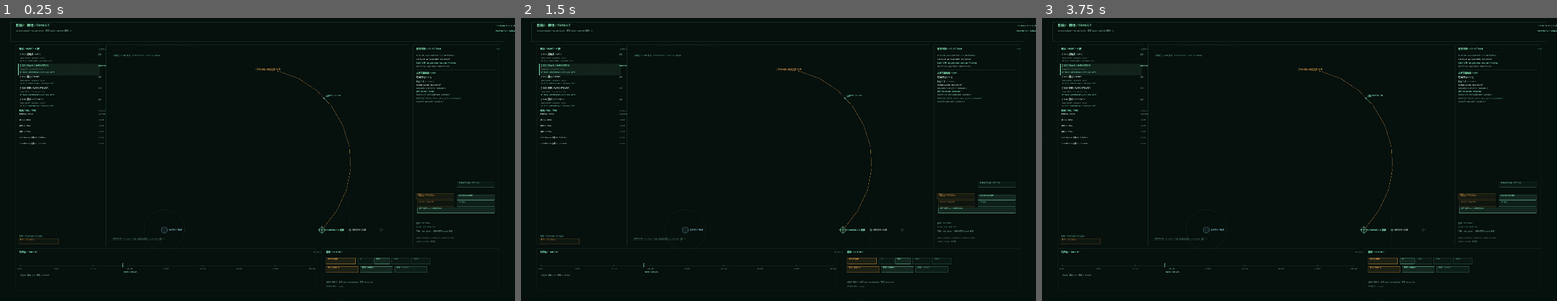
Above: before the commit, frames 1-3 (left to right).
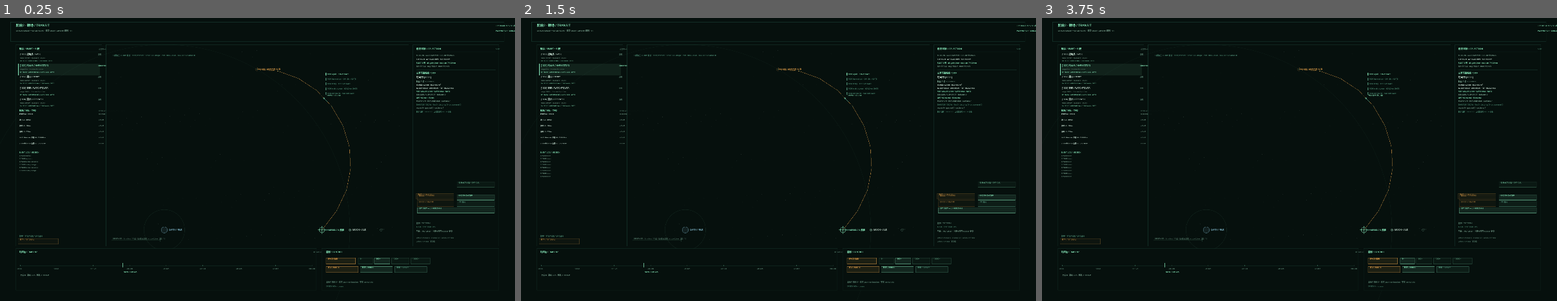
Above: after the commit, the same moments.

Repository: HATO-24/ghost-track-apsis
Game: Godot game, scene res://transit.tscn
Two runs of this game, one before a commit and one after it. Both use one fixed random seed, a clock stepped at 60 frames per second and the inputs below.
Inputs (mouse positions are in pixels of both pictures, inside the frame that each line leads up to):
- Up to frame 1 (0.25 s): no input
- Up to frame 2 (1.5 s): tap Enter at 0.5 s; move the mouse to (891, 142) at 0.52 s; hold Right 0.53-1.25 s; tap Space (ui_select) at 0.6, 0.77, 1.07, 1.25 s; click (891, 142) at 0.67 s; drag from (675, 170) to (752, 213) at 1.27 s
- Up to frame 3 (3.75 s): tap Enter at 2, 3.5 s; move the mouse to (1351, 91) at 2.02 s; hold Right 2.03-2.75 s; hold Tab 2.03-2.75 s; click (1351, 91) at 2.17 s; tap Space (ui_select) at 2.3, 2.75 s; drag from (1273, 213) to (1145, 114) at 2.77 s; move the mouse to (1454, 199) at 3.52 s; hold Left from 3.53 s (still down); tap 1 at 3.6 s; click (1454, 199) at 3.67 s

The runs differ from the first frame. In frame 1, 0.4% of the frame differs, in the area x 3-90%, y 12-55%; in frame 2, 0.4%; in frame 3, 0.4%.

Commit message:
阶段2：5舰标签分离/右栏密度/事件日志

Diff:
--- a/game_v17/scripts/transit_hud.gd
+++ b/game_v17/scripts/transit_hud.gd
@@ -52,6 +52,8 @@
 var _fleet_rects: Array = []
 var _target_rects: Array = []
 var _dmg_sel_section := ""
+var _ship_label_rects: Array = []
+var _map_ship_rects: Array = []
 
 
 func _ready() -> void:
@@ -194,6 +196,33 @@
 	if sim != null and bool(sim.fleet_ready) and sim.fleet != null:
 		return sim.fleet.fleet()
 	return plan.get("fleet", []) if plan.get("fleet", []) is Array else []
+
+
+func _event_lines(max_n: int = 8) -> Array:
+	var out: Array = []
+	if sim == null:
+		return out
+	if sim.sensors != null:
+		var vm: Dictionary = sim.sensors.vm()
+		var evs: Array = vm.get("events", []) if vm.get("events", []) is Array else []
+		for i in range(maxi(0, evs.size() - max_n)):
+			var e: Dictionary = evs[i]
+			out.append("SENSOR %s · %s" % [String(e.get("kind", "")), _ellipsis(cjk, String(e.get("msg", e.get("text", ""))), 7, 600.0)])
+	if sim.teach != null:
+		var tv: Dictionary = sim.teach.vm()
+		var te: Array = tv.get("events", []) if tv.get("events", []) is Array else []
+		for i in range(maxi(0, te.size() - 3), te.size()):
+			var t: Dictionary = te[i]
+			out.append("TEACH %s · %s" % [String(t.get("kind", "")), _ellipsis(cjk, String(t.get("action", t.get("reason", ""))), 7, 600.0)])
+	if String(sim.decision_state) != "":
+		out.append("DECISION %s · FIRE=%s" % [String(sim.decision_state), str(bool(sim.fire_authorized))])
+	if bool(sim.report_submitted):
+		out.append("REPORT SUBMITTED")
+	if String(sim.last_note) != "":
+		out.append("LAST " + _ellipsis(cjk, String(sim.last_note), 7, 620.0))
+	while out.size() > max_n:
+		out.pop_front()
+	return out
 
 
 func _draw_fleet_panel(plan: Dictionary) -> void:
@@ -263,6 +292,17 @@
 		_txt_r(mono, rr2.end.x - 4, y, "%s/%s" % [String(t.get("vis_status", "off")), String(t.get("ir_status", "off"))], 6, P.a(P.DIM, 0.9))
 		y += 22.0
 		shown += 1
+	# EVENT LOG / mission log（真实 sensors/teaching/decision/report）
+	var log_y := minf(y + 12.0, FLEET.end.y - 150.0)
+	_txt(cjk, FLEET.position.x + 12, log_y, "EVENT LOG / MISSION", 7, P.PH)
+	log_y += 12.0
+	var logs := _event_lines(8)
+	if logs.is_empty():
+		_txt(cjk, FLEET.position.x + 12, log_y, "— 无事件", 7, P.FAINT)
+	else:
+		for line in logs:
+			_txt(mono, FLEET.position.x + 12, log_y, _ellipsis(mono, String(line), 6, 292.0), 6, P.a(P.DIM, 0.9))
+			log_y += 11.0
 	_txt(cjk, FLEET.position.x + 12, FLEET.end.y - 36, "教学：阶段2转场 / 手动目标", 7, P.a(P.PH_DIM, 0.9))
 	_btn(TUT_BTN if false else Rect2(FLEET.position.x + 8, FLEET.end.y - 28, 150, 20), "教学 / TUTORIAL", sim != null and bool(sim.tutorial_open), P.AMBER)
 	_txt(cjk, FLEET.position.x + 172, FLEET.end.y - 16, String(sim.last_note) if sim != null else "", 6, P.a(P.AMBER, 0.8))
@@ -375,6 +415,19 @@
 			sy += 13.0
 			_txt(mono, SIDE.position.x + 12, sy, "RANGE %.1f km · RCS %.0f m²" % [float(ship.get("range_km", 0.0)), _ship_rcs(String(ship.get("id", "")))], 7, P.TXT)
 			sy += 12.0
+			var frow: Dictionary = {}
+			for rawf in _fleet_rows(plan):
+				if rawf is Dictionary and String((rawf as Dictionary).get("ship_id", "")) == String(ship.get("id", "")):
+					frow = rawf
+					break
+			if not frow.is_empty():
+				_txt(mono, SIDE.position.x + 12, sy, "Δv DEP %.1f · ARR %.1f · TOT %.1f m/s" % [
+					float(frow.get("departure_dv_mps", 0.0)), float(frow.get("arrival_dv_mps", 0.0)), float(frow.get("total_dv_mps", 0.0))], 7, P.TXT)
+				sy += 12.0
+				_txt(mono, SIDE.position.x + 12, sy, "ARRIVAL %.1f km · %.3f km/s · %s" % [
+					float(frow.get("arrival_error_km", 0.0)), float(frow.get("arrival_speed_kmps", 0.0)),
+					"GATE" if bool(frow.get("within_gate", false)) else "FAIL"], 7, P.PH if bool(frow.get("within_gate", false)) else P.AMBER)
+				sy += 12.0
 			var fallbacks: Array = ship.get("loadout_fallbacks", [])
 			_txt(mono, SIDE.position.x + 12, sy, "SENSORS %s · fallback %d" % ["AUTHORITY", fallbacks.size()], 7, P.DIM if fallbacks.is_empty() else P.AMBER)
 			sy += 12.0
@@ -400,6 +453,8 @@
 				_txt(mono, SIDE.position.x + 12, sy, "repair %d · queued %d · sections %d" % [
 					int(dsum.get("repairing", 0)), int(dsum.get("queued", 0)), int(dsum.get("total", 0))], 7, P.DIM)
 			sy += 14.0
+			_txt(cjk, SIDE.position.x + 12, sy, "教学 %s" % _teach_current_text(), 6, P.a(P.PH_DIM, 0.9))
+			sy += 12.0
 			_btn(SHIP_DAMAGE_BTN, "损管页 / DAMAGE", sim != null and bool(sim.damage_open), P.AMBER)
 			_btn(SHIP_RADAR_BTN, "RADAR ON/OFF", _radar_on(), P.PH)
 			_btn(SHIP_EMCON_BTN, "EMCON ON/OFF", _emcon_on(), P.AMBER)
@@ -888,13 +943,29 @@
 			var sid2 := String(ship.get("ship_id", ""))
 			var c: Color = P.PH if sid2 == "apsis" else P.PH_DIM
 			draw_circle(sp, 2.8, c)
-			_txt(mono, sp.x + 5, sp.y - 5, String(ship.get("batch", "")), 6, P.a(c, 0.9))
+			var frw: Dictionary = {}
+			for rawf2 in _fleet_rows(plan):
+				if rawf2 is Dictionary and String((rawf2 as Dictionary).get("ship_id", "")) == sid2:
+					frw = rawf2
+					break
+			var lab := "%s %s · %.1fkm %s" % [String(ship.get("batch", "")), String(ship.get("name", ship.get("ship_id", ""))),
+				float(frw.get("arrival_error_km", 0.0)), "GATE" if bool(frw.get("within_gate", false)) else "FAIL"]
+			# labels separated: fixed right stack + leader lines; true positions unchanged
+			var idx := fships.find(ship)
+			var lp := Vector2(MAP.end.x - 310.0, MAP.position.y + 112.0 + float(maxi(0, idx)) * 18.0)
+			var lr := Rect2(lp + Vector2(-4, -8), Vector2(286, 13))
+			_ship_label_rects.append(lr)
+			_map_ship_rects.append({"rect": Rect2(sp - Vector2(7, 7), Vector2(14, 14)), "id": sid2})
+			_map_ship_rects.append({"rect": lr, "id": sid2})
+			draw_line(sp, Vector2(lp.x - 5, lp.y + 3), P.a(c, 0.42), 1.0)
+			_txt(mono, lp.x + 6, lp.y, _ellipsis(mono, lab, 7, 272.0), 7, P.a(c, 0.95))
+			draw_rect(Rect2(lp.x, lp.y - 7, 3, 10), P.a(c, 0.9))
 			var vv := _v3(ship.get("vel_rot_kmps", []))
 			if vv.length() > 1.0e-9:
 				var vd := Vector2(vv.x, -vv.y).normalized() * clampf(vv.length() * 260.0, 3.0, 18.0)
 				draw_line(sp, sp + vd, P.a(c, 0.55), 1.0)
 		_txt(cjk, MAP.position.x + 24, MAP.position.y + 42,
-			"5 舰独立 CR3BP 轨迹 · fleet_transfer · scale %.0f km/px" % (1.0 / maxf(sc, 1.0e-9)), 7, P.a(P.PH_DIM, 0.9))
+			"5 舰独立 CR3BP 轨迹 · fleet_transfer · scale %.0f km/px · POSITIONS REAL · LABELS SEPARATED" % (1.0 / maxf(sc, 1.0e-9)), 7, P.a(P.PH_DIM, 0.9))
 		_txt(cjk, MAP.position.x + 24, MAP.end.y - 26,
 			"L4-02 → L1 · timeline %d 段 · 折线为真实 pos_rot_km（减 L1）" % tl.size(), 7, P.a(P.FAINT, 0.9))
 	else:
@@ -1008,6 +1079,12 @@
 			sim.ui_optical_stop(); return true
 		if OPT_CLOSE.has_point(p):
 			sim.optical_open = false; return true
+	# map ship markers/labels
+	for rawm in _map_ship_rects:
+		var mr: Rect2 = (rawm as Dictionary)["rect"]
+		if mr.has_point(p):
+			sim.ui_select_ship(String((rawm as Dictionary)["id"]))
+			return true
 	# fleet / targets
 	for raw in _fleet_rects:
 		var fr: Rect2 = (raw as Dictionary)["rect"]
Not shown, added: game_v17/framework/sim/fleet_transfer.gd.uid
Not shown, added: game_v17/tests/fleet_transfer_probe.gd.uid
Not shown, changed: docs/09_UI设计.md
